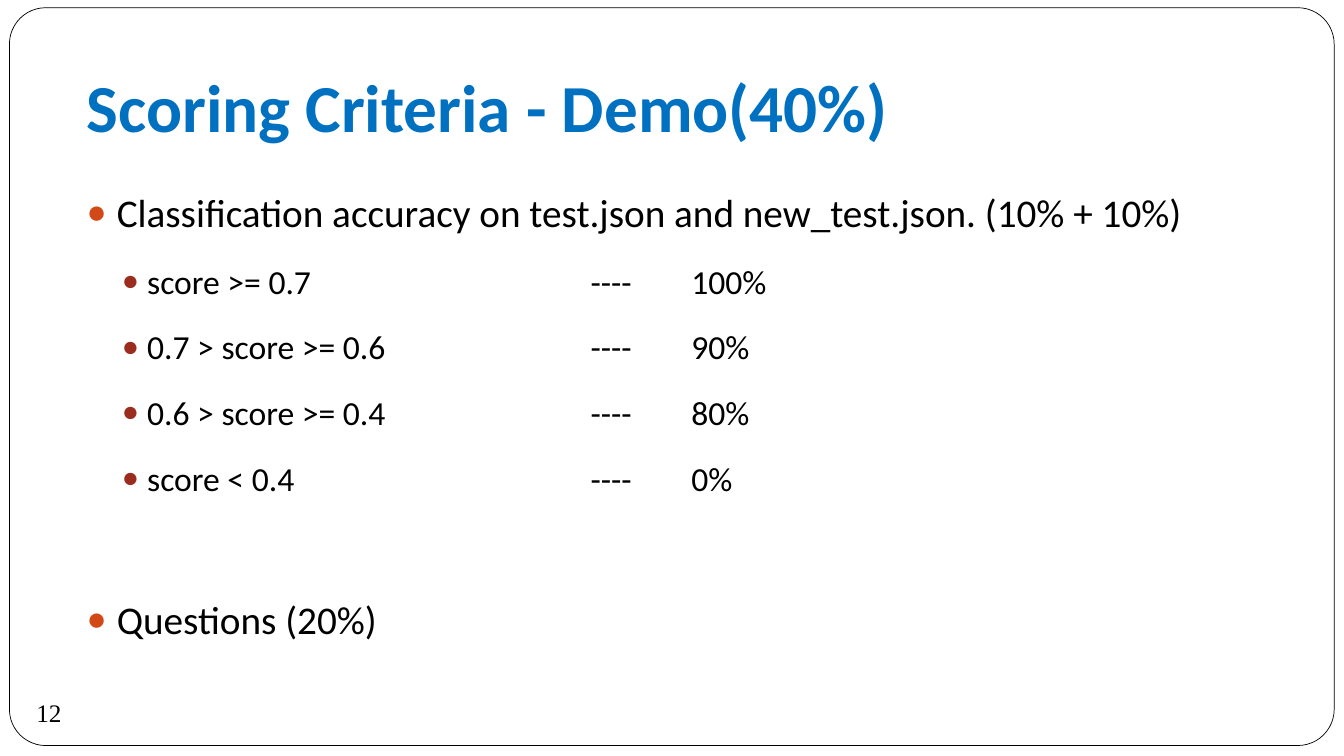
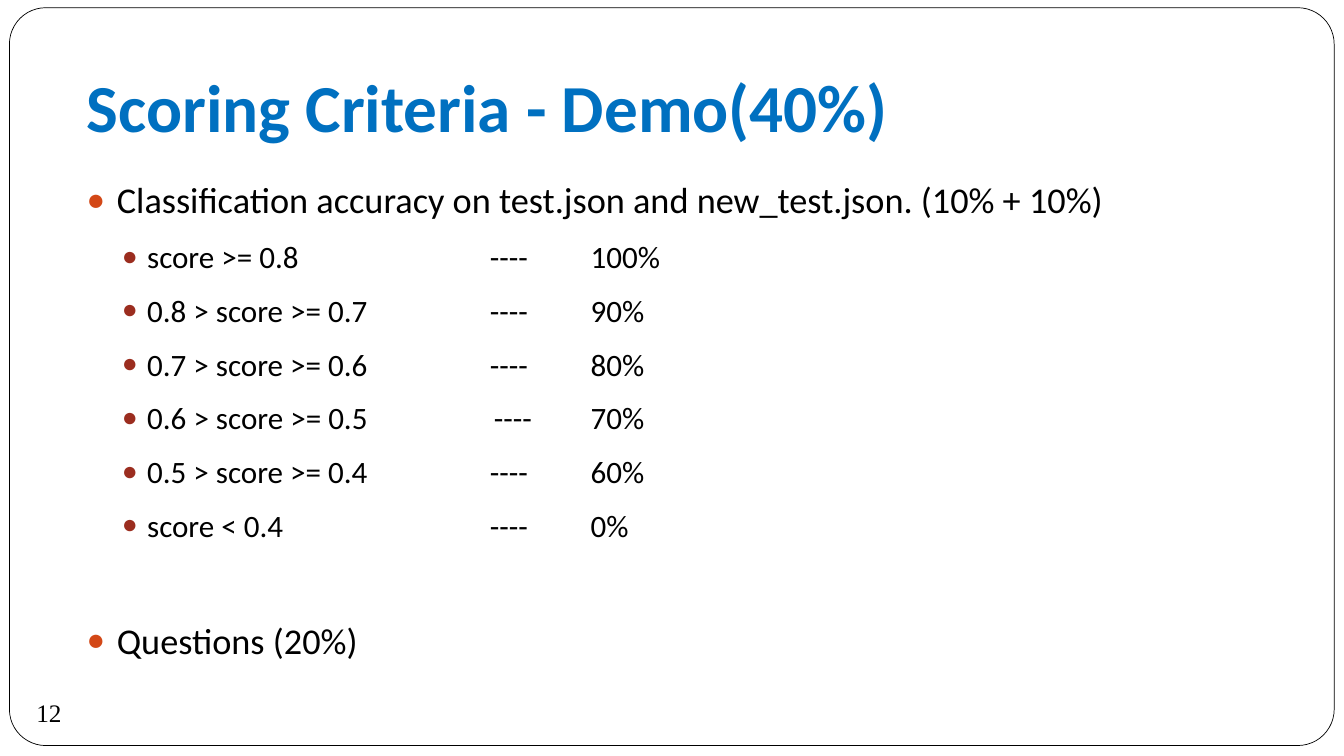
Before and after one commit to 2021-DL-Training-Program/Lab2-Sequence-to-Sequence-Recurrent-Neural-Network, a slide deck: slide 12 of Lab2-Sequence-to-Sequence Recurrent Neural Network.pptx. Drawn at 1344x756 pixels with LibreOffice and Linux fonts; fonts in the diff are those of the drawing. Boxes give left, top, right and bottom in pixels: in the first picture for what was removed or moved away, otherwise in the second. Text is boxed around its words. In the diff, an @@ line names an element or a change of style, - is before the commit and + after.

```diff
--- a/Lab2-Sequence-to-Sequence Recurrent Neural Network.pptx
+++ b/Lab2-Sequence-to-Sequence Recurrent Neural Network.pptx
@@ text at (117,186,1103,659): size 28 to 25.9 pt in "Classification accuracy on test.json and new_test.json. (10% ...", "Questions (20%)"; size 24 to 22.2 pt in "score < 0.4 ---- 0%"; line spacing 1.5 to 1.3 @@
@@ text at (147,246,660,484): text changed; size 24 to 22.2 pt @@
-  ● score >= 0.7 ---- 100%
-  ● 0.7 > score >= 0.6 ---- 90%
-  ● 0.6 > score >= 0.4 ---- 80%
+  ● score >= 0.8 ---- 100%
+  ● 0.8 > score >= 0.7 ---- 90%
+  ● 0.7 > score >= 0.6 ---- 80%
+  ● 0.6 > score >= 0.5 ---- 70%
+  ● 0.5 > score >= 0.4 ---- 60%
```
Also in this commit, not shown: 1 other slide changed, 1 other file.
